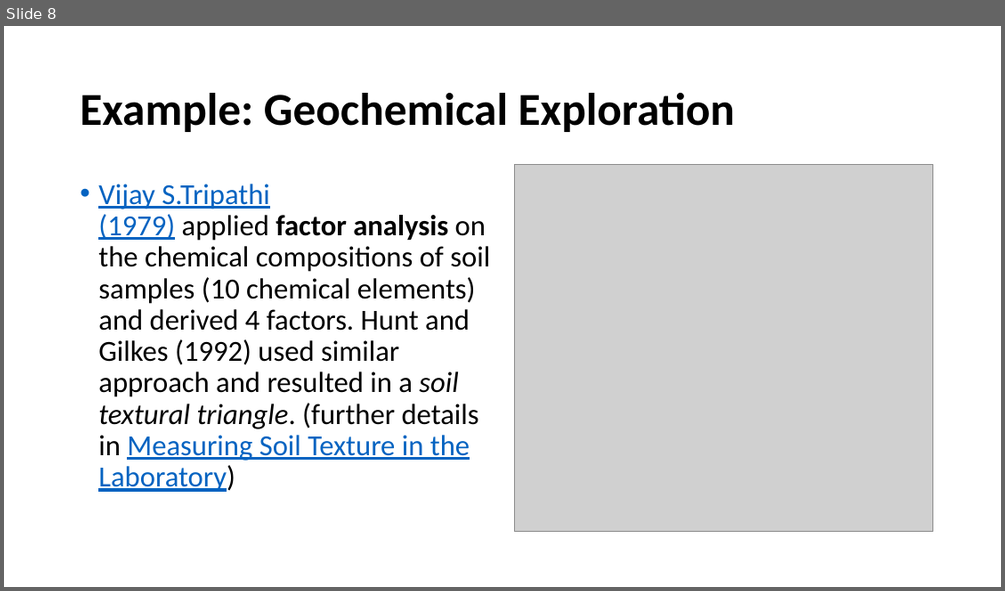
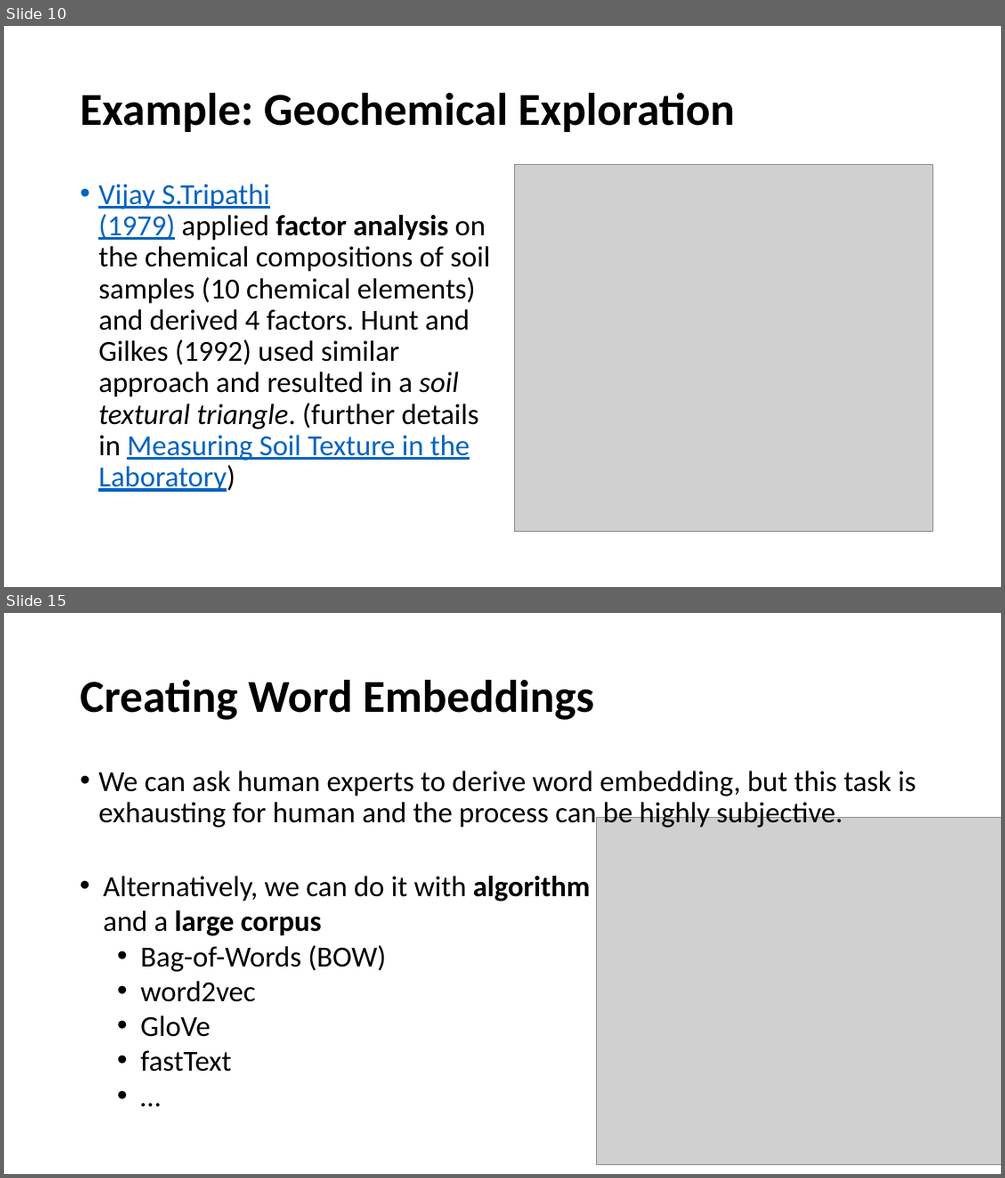
Before and after one commit to tingsyo/course_2020Q3_representation_learning, a slide deck: notebooks/03_Latent_variable_theory.pptx. Shown one above the other, each under a label of ours: slide 8 before the commit, slides 10 and 15 after it; the slides between them are not shown. The pictures are 1005x591 and 1005x1178 pixels, drawn with LibreOffice and Linux fonts; fonts in the diff are those of the drawing; grey boxes stand for pictures. Boxes give left, top, right and bottom in pixels: in the first picture for what was removed or moved away, otherwise in the second. Text is boxed around its words. In the diff, an @@ line names an element or a change of style, - is before the commit and + after.

```diff
--- a/notebooks/03_Latent_variable_theory.pptx
+++ b/notebooks/03_Latent_variable_theory.pptx
@@ slide 15 added at [4, 613, 1001, 1174], background #FFFFFF @@
@@ title added at [80, 680, 594, 720], 44 pt, text #000000, bold @@
+Creating Word Embeddings
@@ text added at [98, 771, 915, 827], 28 pt, text #000000 @@
+• We can ask human experts to derive word embedding, but this task is exhausting for human and the process can be highly subjective.
@@ picture added at [596, 817, 1001, 1164] @@
@@ text added at [103, 876, 591, 1071], 28 pt, text #000000 @@
+• Alternatively, we can do it with algorithm and a large corpus
+  • Bag-of-Words (BOW)
+  • word2vec
+  • GloVe
+  • fastText
+  • …
@@ what was slide 8 is now slide 10 @@
```
Also in this commit, not shown: 2 slides changed, 6 other slides added.
